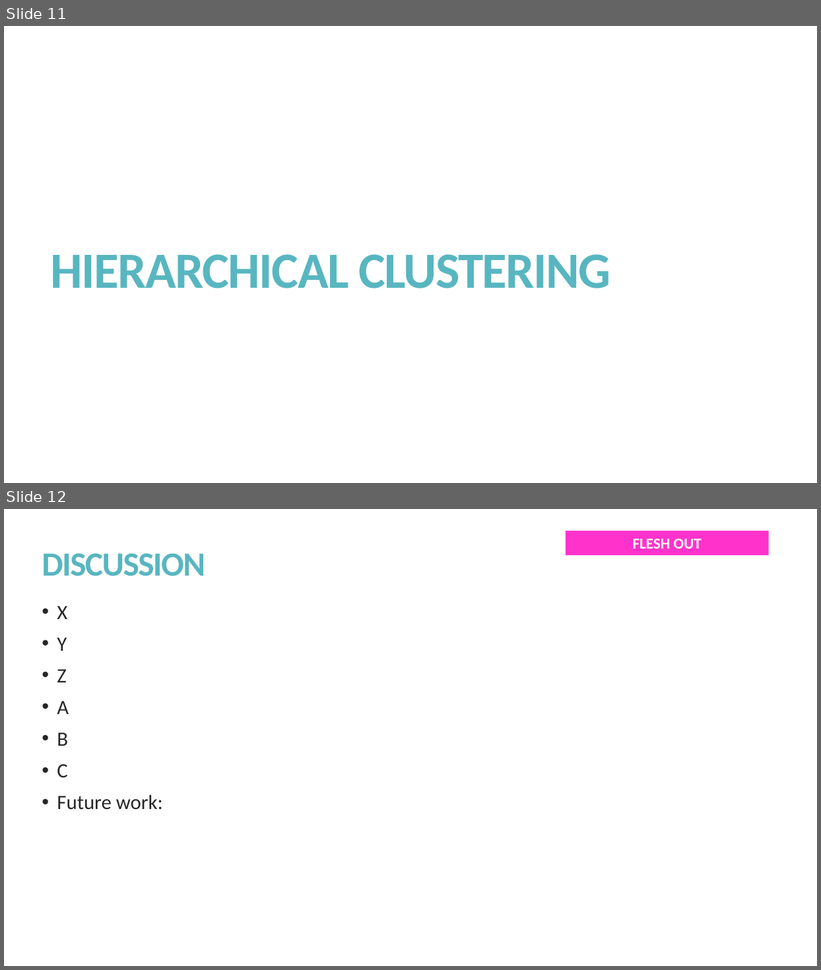
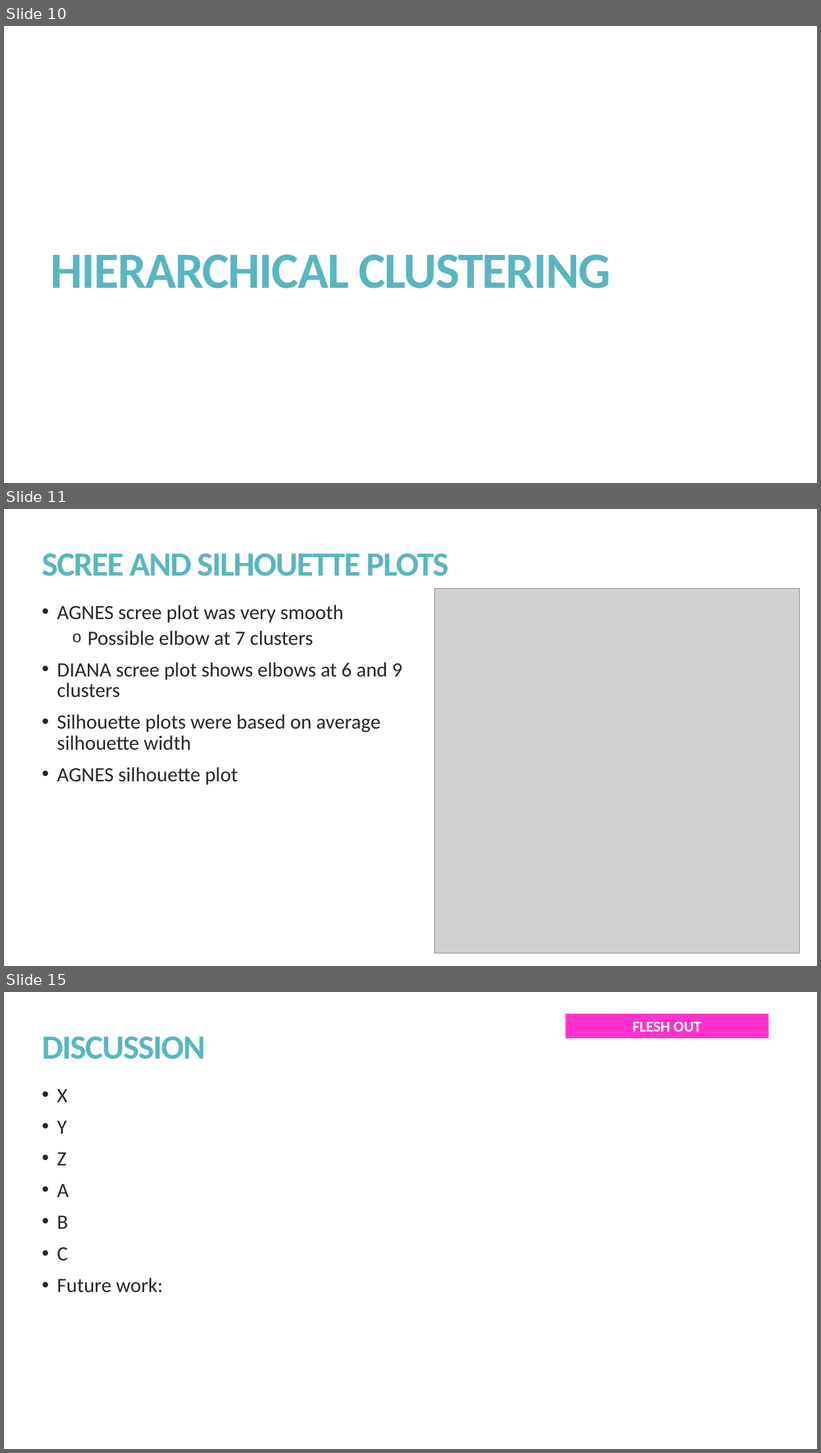
Before and after one commit to kmprioliPROF/CSC_8515_Final_Project, a slide deck: presentation/Prioli_presentation.pptx. Shown one above the other, each under a label of ours: slides 11 and 12 before the commit, slides 10, 11 and 15 after it; the slides between them are not shown. The pictures are 821x970 and 821x1453 pixels, drawn with LibreOffice and Linux fonts; fonts in the diff are those of the drawing; grey boxes stand for pictures. Boxes give left, top, right and bottom in pixels: in the first picture for what was removed or moved away, otherwise in the second. Text is boxed around its words. In the diff, an @@ line names an element or a change of style, - is before the commit and + after.

```diff
--- a/presentation/Prioli_presentation.pptx
+++ b/presentation/Prioli_presentation.pptx
@@ slide 11 added at [4, 509, 817, 966], background #FFFFFF @@
@@ title added at [42, 553, 449, 576], 40 pt, text #58B6C0, bold @@
+SCREE AND SILHOUETTE PLOTS
@@ text added at [57, 605, 403, 785], 24 pt, text #262626 @@
+• AGNES scree plot was very smooth
+  o Possible elbow at 7 clusters
+• DIANA scree plot shows elbows at 6 and 9 clusters
+• Silhouette plots were based on average silhouette width
+• AGNES silhouette plot
@@ picture added at [435, 589, 799, 954] @@
@@ what was slide 11 is now slide 10 @@
@@ what was slide 12 is now slide 15 @@
```
Also in this commit, not shown: 3 slides changed, 2 other slides added, 2 other files.
